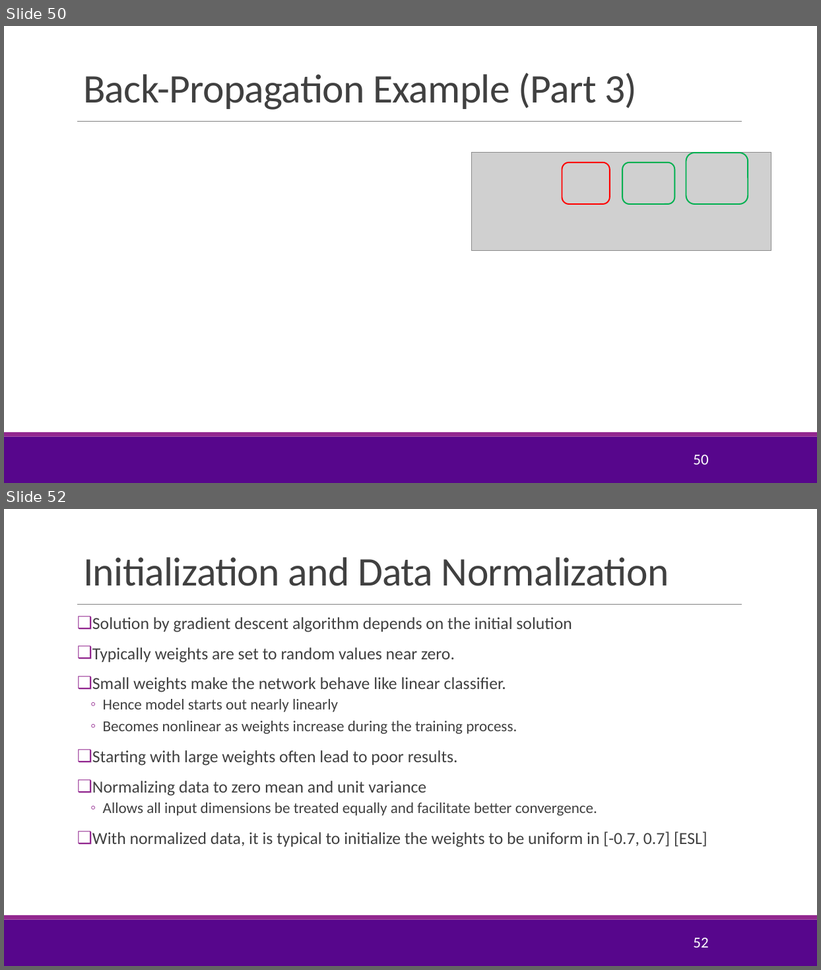
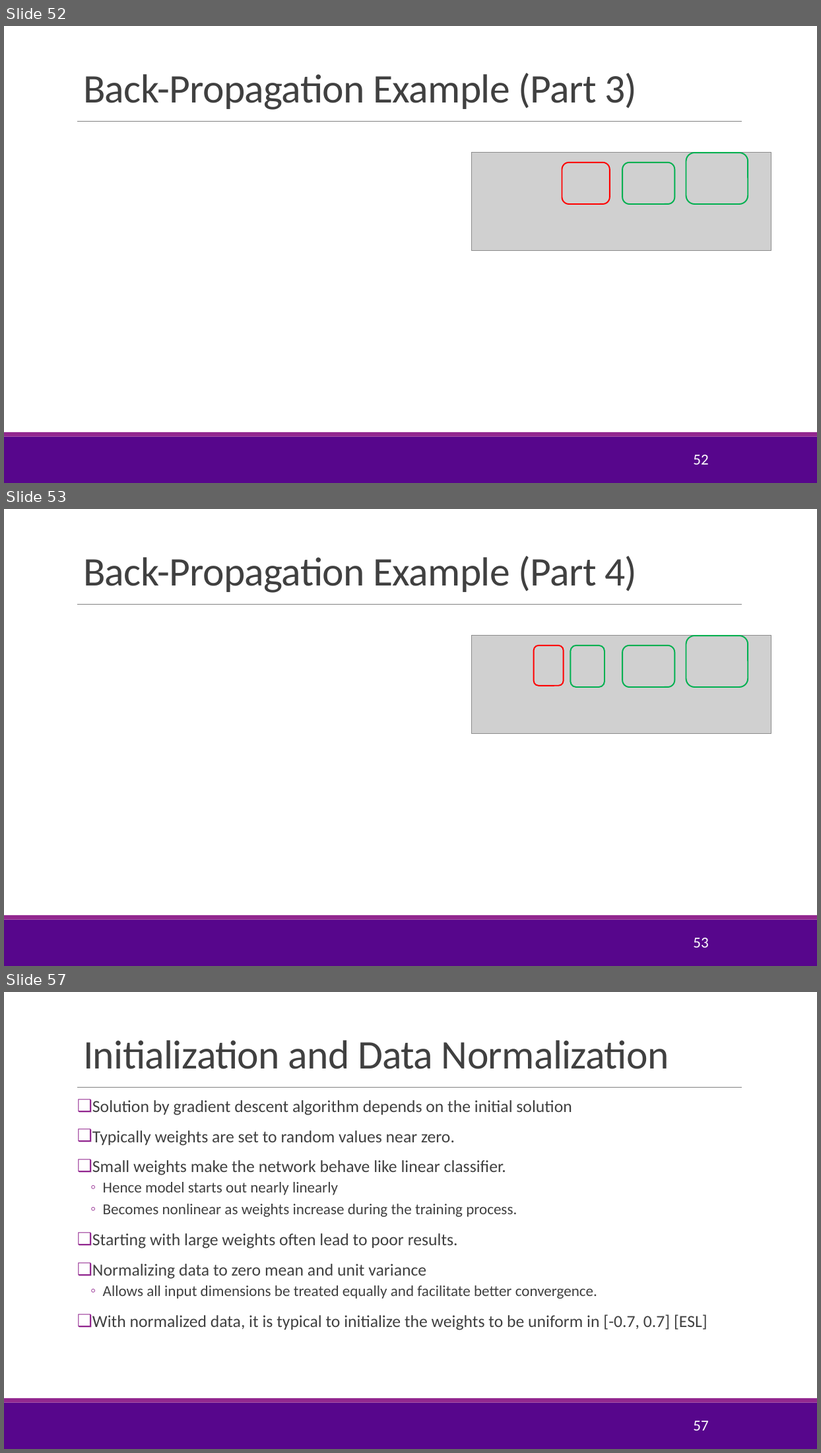
Before and after one commit to sdrangan/introml, a slide deck: lectures/Lect09_NeuralNet.pptx. Shown one above the other, each under a label of ours: slides 50 and 52 before the commit, slides 52, 53 and 57 after it; the slides between them are not shown. The pictures are 821x970 and 821x1453 pixels, drawn with LibreOffice and Linux fonts; fonts in the diff are those of the drawing; grey boxes stand for pictures; background and template pictures are left out. Boxes give left, top, right and bottom in pixels: in the first picture for what was removed or moved away, otherwise in the second. Text is boxed around its words. In the diff, an @@ line names an element or a change of style, - is before the commit and + after.

```diff
--- a/lectures/Lect09_NeuralNet.pptx
+++ b/lectures/Lect09_NeuralNet.pptx
@@ slide 53 added at [4, 509, 817, 966], background #FFFFFF; not listed: 3 template elements that a slide beside it also shows @@
@@ title added at [83, 556, 637, 593], 48 pt, text #404040 @@
+Back-Propagation Example (Part 4)
@@ picture added at [471, 635, 771, 733] @@
@@ rounded rectangle added at [534, 646, 564, 686], outline #FF0000 1.5 pt @@
@@ rounded rectangle added at [571, 646, 605, 687], outline #00B050 1.5 pt @@
@@ rounded rectangle added at [622, 646, 675, 687], outline #00B050 1.5 pt @@
@@ rounded rectangle added at [686, 636, 748, 687], outline #00B050 1.5 pt @@
@@ page number added at [693, 938, 708, 948], 18 pt, text #FFFFFF @@
+53
@@ what was slide 50 is now slide 52 @@
@@ page number at [693, 455, 708, 465]: text changed @@
-50
+52
@@ what was slide 52 is now slide 57 @@
@@ page number at [693, 1421, 708, 1431]: text changed @@
-52
+57
```
Also in this commit, not shown: 10 slides changed, 3 other slides added, 1 other file.
